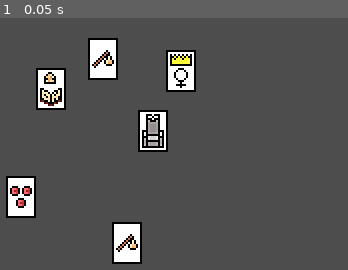
Above: before the commit, frame 1.
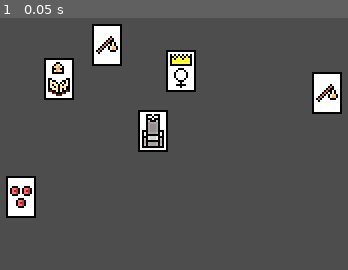
Above: after the commit, the same moment.

Repository: TravisHenderson646/Playing-Cards-Template
Game: Godot game, scene res://table.tscn
Same seed, same stepped clock (60 frames per second), same inputs: the game is played once before the commit and once after it.
Inputs:
- Up to frame 1 (0.05 s): no input

The runs differ from the first frame. In frame 1, 6.4% of the frame differs, in the area x 10-99%, y 2-98%.

Commit message:
sprite2D promoted to root of card pile tree

Diff:
--- a/card-pile.gd
+++ b/card-pile.gd
@@ -1,33 +1,28 @@
-extends Area2D
+extends Sprite2D
 
+var card_list:Array = []
 var hovered:bool = false
 var grabbed:bool = false
-var offset:Vector2 = Vector2(0, 0)
+var grab_offset:Vector2 = Vector2(0, 0)
 var tick := 0
 
-# Called when the node enters the scene tree for the first time.
 func _ready() -> void:
-	pass # Replace with function body.
+	pass
 
-
-# Called every frame. 'delta' is the elapsed time since the previous frame.
 func _process(delta: float) -> void:
-	tick += 1
 	if hovered and Input.is_action_just_pressed('left_click'):
 		_grab()
-		print(offset)
 	if grabbed:
-		position = get_viewport().get_mouse_position().floor() + offset
+		position = get_viewport().get_mouse_position().floor() + grab_offset
 		if Input.is_action_just_released('left_click'):
 			grabbed = false
 
 func _grab() -> void:
 	grabbed = true
-	offset = position - get_viewport().get_mouse_position().floor()
+	grab_offset = position - get_viewport().get_mouse_position().floor()
 
-
-func _on_mouse_entered() -> void:
+func _on_area_2d_mouse_entered() -> void:
 	hovered = true
 
-func _on_mouse_exited() -> void:
+func _on_area_2d_mouse_exited() -> void:
 	hovered = false
--- a/card-pile.tscn
+++ b/card-pile.tscn
@@ -4,18 +4,18 @@
 [ext_resource type="Texture2D" uid="uid://c6g35rpd11sy3" path="res://textures/0.tres" id="2_mgh5i"]
 
 [sub_resource type="RectangleShape2D" id="RectangleShape2D_g1f4f"]
-size = Vector2(15, 20)
+size = Vector2(15, 21)
 
-[node name="CardPile" type="Area2D"]
+[node name="CardPile" type="Sprite2D"]
+texture = ExtResource("2_mgh5i")
+centered = false
 script = ExtResource("1_vjrta")
 
-[node name="CollisionShape2D" type="CollisionShape2D" parent="."]
-position = Vector2(7.5, 10)
+[node name="Area2D" type="Area2D" parent="."]
+
+[node name="CollisionShape2D" type="CollisionShape2D" parent="Area2D"]
+position = Vector2(7.5, 10.5)
 shape = SubResource("RectangleShape2D_g1f4f")
 
-[node name="Sprite2D" type="Sprite2D" parent="."]
-texture = ExtResource("2_mgh5i")
-centered = false
-
-[connection signal="mouse_entered" from="." to="." method="_on_mouse_entered"]
-[connection signal="mouse_exited" from="." to="." method="_on_mouse_exited"]
+[connection signal="mouse_entered" from="Area2D" to="." method="_on_area_2d_mouse_entered"]
+[connection signal="mouse_exited" from="Area2D" to="." method="_on_area_2d_mouse_exited"]
--- /dev/null
+++ b/card.tscn
@@ -0,0 +1,16 @@
+[gd_scene load_steps=3 format=3 uid="uid://heiqvv7tiqsm"]
+
+[ext_resource type="Texture2D" uid="uid://d7bby3c5e40i" path="res://textures/2.tres" id="1_p31nv"]
+
+[sub_resource type="RectangleShape2D" id="RectangleShape2D_ekbab"]
+size = Vector2(15, 21)
+
+[node name="Card" type="Sprite2D"]
+texture = ExtResource("1_p31nv")
+centered = false
+
+[node name="Area2D" type="Area2D" parent="."]
+
+[node name="CollisionShape2D" type="CollisionShape2D" parent="Area2D"]
+position = Vector2(7.5, 10.5)
+shape = SubResource("RectangleShape2D_ekbab")
--- a/table.tscn
+++ b/table.tscn
@@ -10,7 +10,7 @@
 [node name="Table" type="Node2D"]
 
 [node name="0" type="Sprite2D" parent="."]
-position = Vector2(73, 36)
+position = Vector2(75, 29)
 texture = ExtResource("1_furis")
 centered = false
 
@@ -20,7 +20,7 @@
 centered = false
 
 [node name="2" type="Sprite2D" parent="."]
-position = Vector2(47, 51)
+position = Vector2(51, 46)
 texture = ExtResource("3_oq1vl")
 centered = false
 
@@ -35,4 +35,4 @@
 centered = false
 
 [node name="CardPile" parent="." instance=ExtResource("6_q886j")]
-position = Vector2(85, 128)
+position = Vector2(185, 53)
